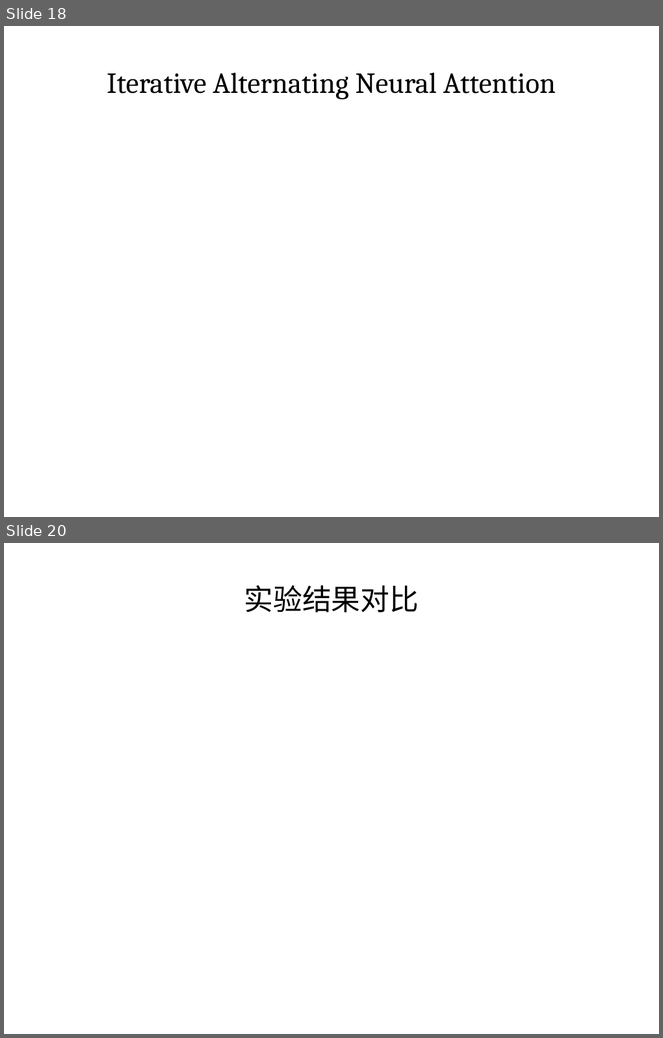
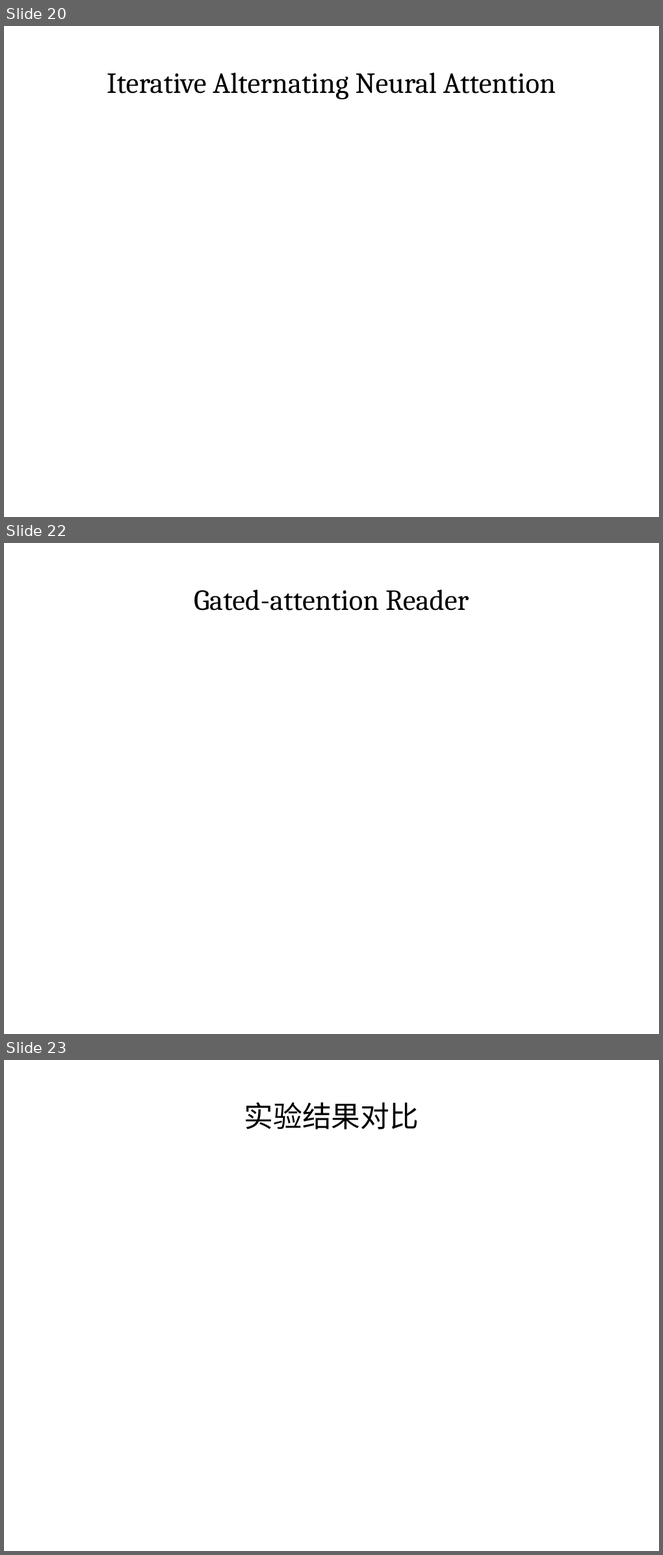
Before and after one commit to coddinglxf/readcomprehension, a slide deck: Reading Comprehensive.pptx. Shown one above the other, each under a label of ours: slides 18 and 20 before the commit, slides 20, 22 and 23 after it; the slides between them are not shown. The pictures are 663x1038 and 663x1555 pixels, drawn with LibreOffice and Linux fonts; fonts in the diff are those of the drawing; grey boxes stand for pictures. Boxes give left, top, right and bottom in pixels: in the first picture for what was removed or moved away, otherwise in the second. Text is boxed around its words. In the diff, an @@ line names an element or a change of style, - is before the commit and + after.

```diff
--- a/Reading Comprehensive.pptx
+++ b/Reading Comprehensive.pptx
@@ slide 22 added at (x1=4, y1=543, x2=659, y2=1034), background #FFFFFF @@
@@ title added at (x1=194, y1=590, x2=469, y2=611), 32 pt, text #000000 @@
+Gated-attention Reader
@@ what was slide 18 is now slide 20 @@
@@ what was slide 20 is now slide 23 @@
```
Also in this commit, not shown: 12 slides changed, 3 other slides added, 1 slide removed, 4 other files.
